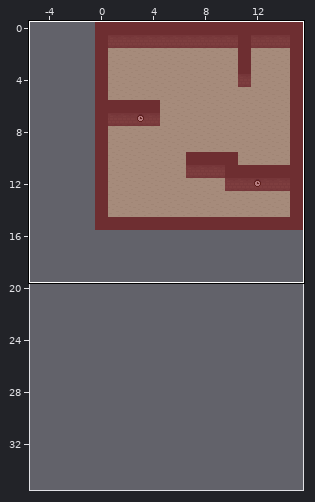
Two versions of a level (Tiled map, ressources/tiled/terrain.tmx). Above: a wide view before the commit, with the close-up outlined.
Close-up. Before the edit:
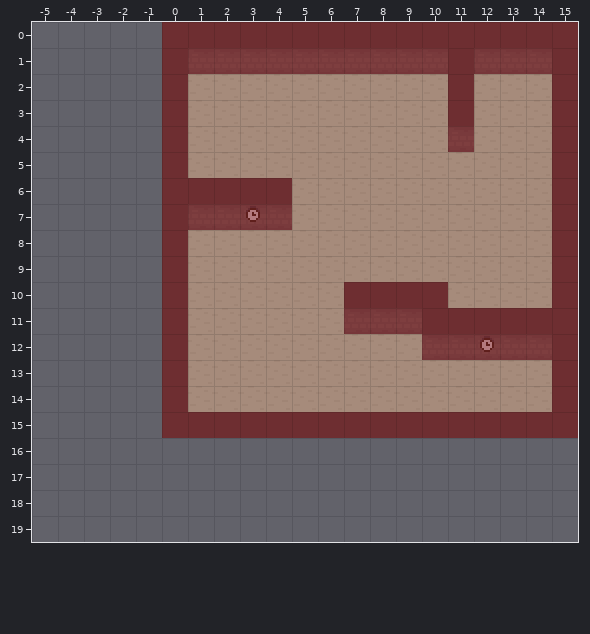
Cells are 13x13 px. Shown: x -5..15, y 0..19. The commit also changed other parts of the map, which this record leaves out.
After:
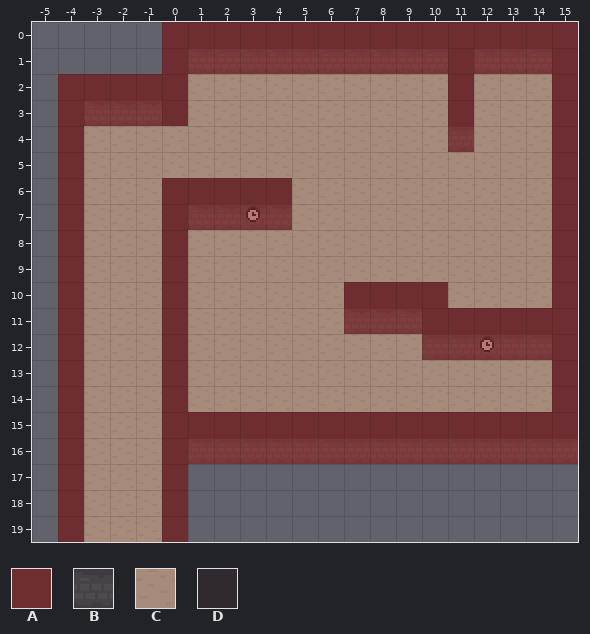
Key: from "collision": A 0 "collision"; from "world": B 0 "face", C 1 "planks", D 2 "wall".
_ is an empty cell.
See-through tiles are keyed as they look on the map.
What changed:
Layer "base":
y 2: x -4..-1 ____ -> DDDD
y 3: x -4..-1 ____ -> DBBB
y 4..5: x -4..0 ____D -> DCCCC
y 6..15: x -4..-1 ____ -> DCCC
y 16: x -4..15 ____________________ -> DCCCDBBBBBBBBBBBBBBB
y 17..19: x -4..0 _____ -> DCCCD
Layer "collisions":
y 2..3: x -4..-1 ____ -> AAAA
y 4..5: x -4 _ -> A; x 0 A -> _
y 6..15: x -4 _ -> A
y 16: x -4 _ -> A; x 0..15 ________________ -> AAAAAAAAAAAAAAAA
y 17..19: x -4 _ -> A; x 0 _ -> A
